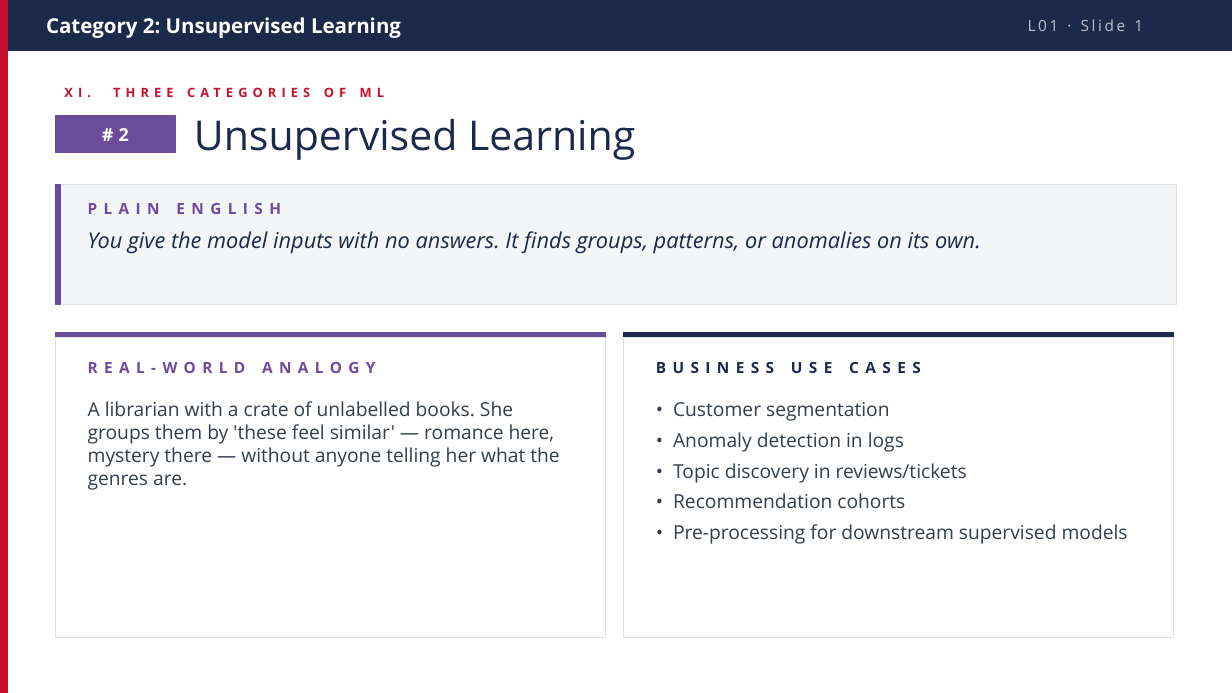
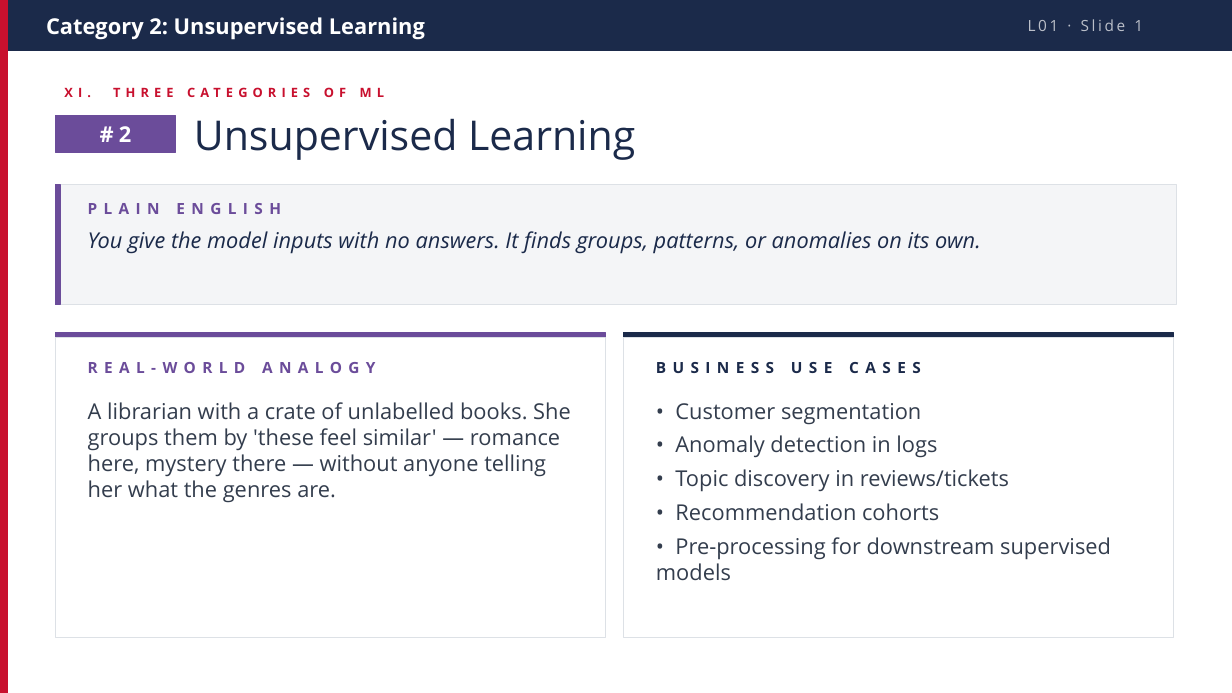
Before and after one commit to flexfengfeng/dsai-m3-ml-genai, a slide deck: slide 13 of L01-intro-ml/slides/L01_slides_ntu_web.pptx. Drawn at 1232x693 pixels with LibreOffice and Linux fonts; fonts in the diff are those of the drawing. Boxes give left, top, right and bottom in pixels: in the first picture for what was removed or moved away, otherwise in the second. Text is boxed around its words. In the diff, an @@ line names an element or a change of style, - is before the commit and + after.

```diff
--- a/L01-intro-ml/slides/L01_slides_ntu_web.pptx
+++ b/L01-intro-ml/slides/L01_slides_ntu_web.pptx
@@ text "Category 2: Unsupervised Learning" at (x1=46, y1=17, x2=425, y2=40): size 16 to 17 pt @@
@@ text "#2" at (x1=100, y1=126, x2=132, y2=142): size 14 to 17 pt @@
@@ text "A librarian with a crate ..." at (x1=88, y1=402, x2=571, y2=503): size 15 to 17 pt @@
@@ text "• Customer segmentation" at (x1=656, y1=403, x2=1111, y2=581): size 15 to 17 pt @@
```
Also in this commit, not shown: 21 other slides changed.
